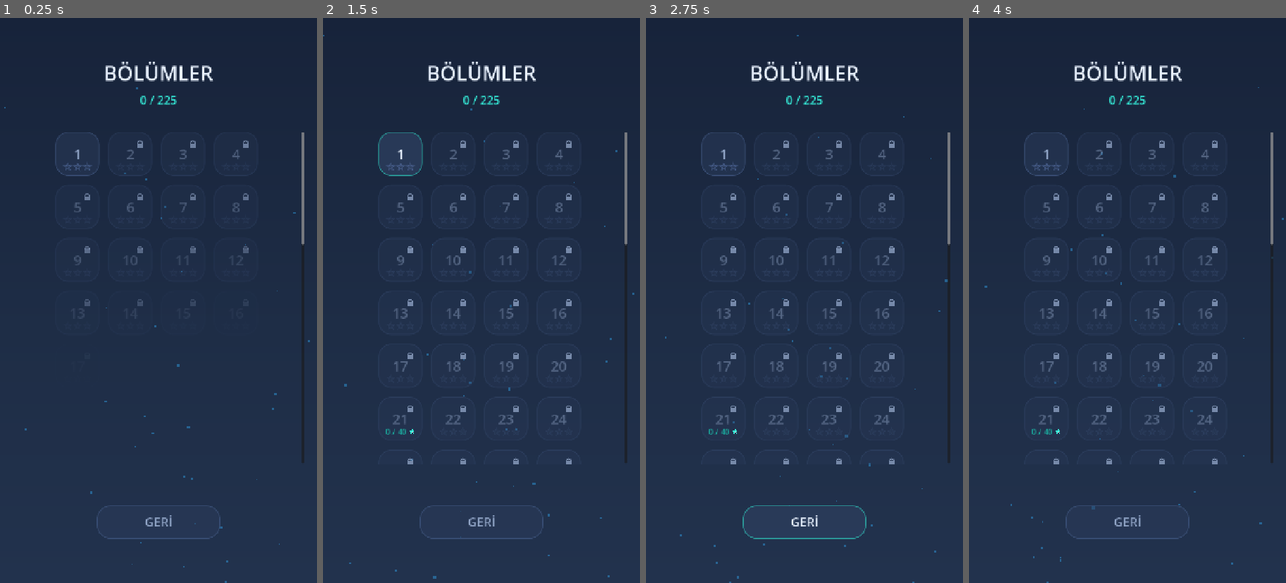
Above: before the commit, frames 1-4 (left to right).
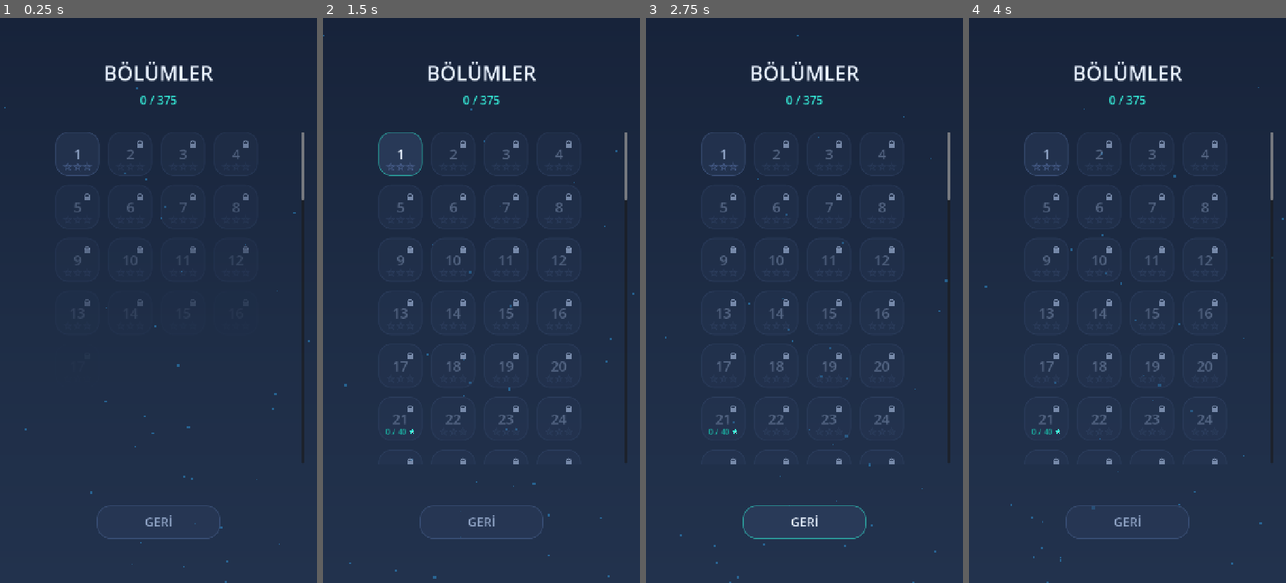
Above: after the commit, the same moments.

Repository: omerfrktstboop/LumaBounce
Game: Godot game, scene res://scenes/level_select.tscn
Two runs of this game, one before a commit and one after it. Both use one fixed random seed, a clock stepped at 60 frames per second and the inputs below. This scene is started directly instead of the project's main scene.
Inputs (mouse positions are in pixels of both pictures, inside the frame that each line leads up to):
- Up to frame 1 (0.25 s): no input
- Up to frame 2 (1.5 s): tap Enter (ui_accept) at 0.5, 0.77, 1.07 s; move the mouse to (551, 272) at 0.52 s; hold Right (ui_right) 0.53-1.25 s; click (551, 272) at 0.67 s; click "1" at 1.25 s
- Up to frame 3 (2.75 s): click "GERİ" at 2 s
- Up to frame 4 (4 s): drag from (1064, 328) to (1111, 413) at 2.77 s; move the mouse to (1159, 176) at 3.52 s; hold Right (ui_right) from 3.53 s (still down)

The runs differ from the first frame. In frame 1, 0.1% of the frame differs, in the area x 49-96%, y 13-41%; in frame 2, 0.1%; in frame 3, 0.1%; in frame 4, 0.1%.

Commit message:
Fix max level count to 125

Diff:
--- a/scripts/levels/level_library.gd
+++ b/scripts/levels/level_library.gd
@@ -8,7 +8,7 @@
 ## bos/bozuk bir bolumle acilmaz.
 
 const FIRST_LEVEL_ID := 1
-const LEVEL_COUNT := 75
+const LEVEL_COUNT := 125
 const PATH_FORMAT := "res://levels/level_%02d.tres"
 
 ## Yildiz kapilari: bolum_id -> o bolumun acilmasi icin gereken yildiz sayisi.
